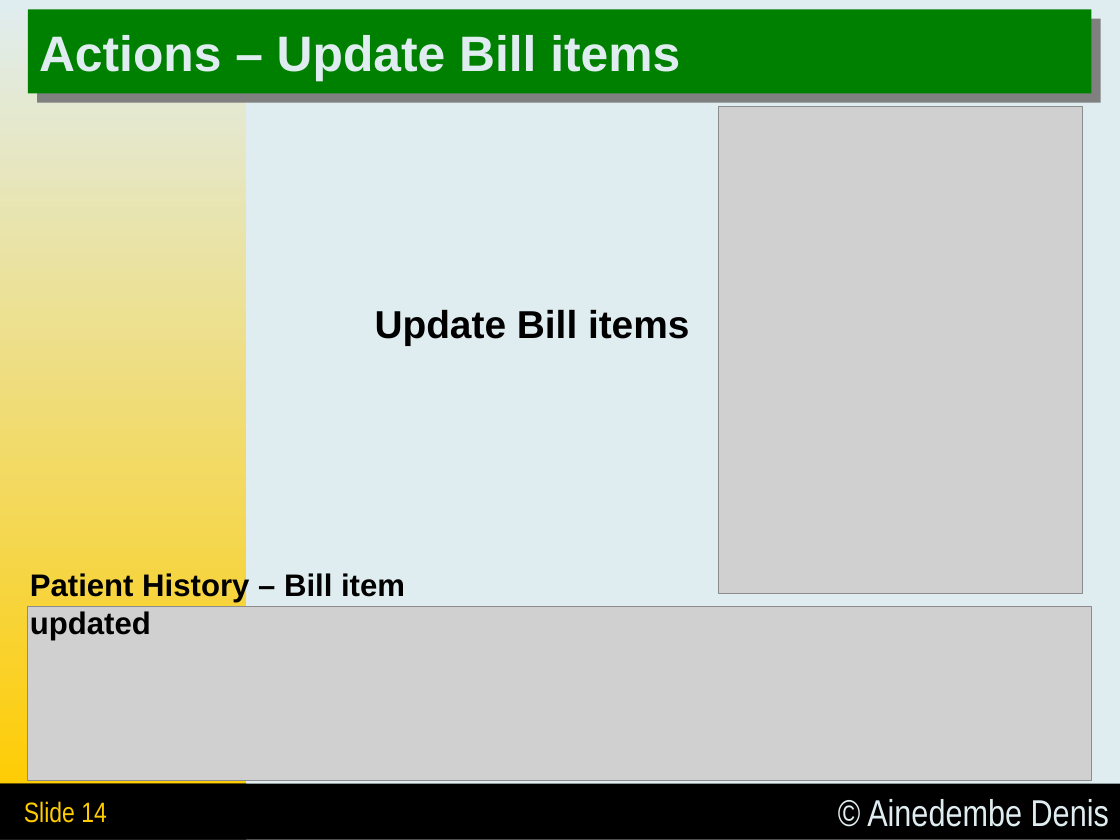
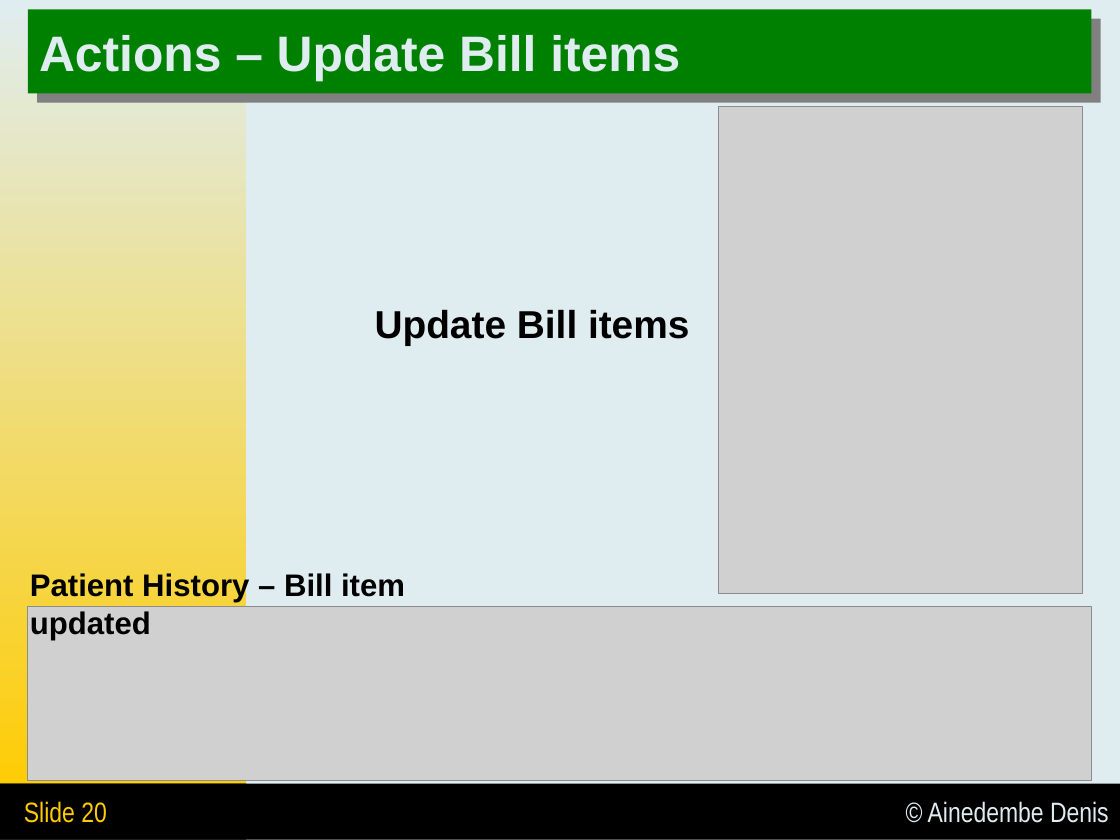
Before and after one commit to Ainedembe-Denis/Systems-Programing---C-PROJECTS, a slide deck: slide 21 of Ainedembe Denis - Presentation.pptx. Drawn at 1120x840 pixels with LibreOffice and Linux fonts; fonts in the diff are those of the drawing; grey boxes stand for pictures. Boxes give left, top, right and bottom in pixels: in the first picture for what was removed or moved away, otherwise in the second. Text is boxed around its words. In the diff, an @@ line names an element or a change of style, - is before the commit and + after.

```diff
--- a/Ainedembe Denis - Presentation.pptx
+++ b/Ainedembe Denis - Presentation.pptx
@@ rectangle "© Ainedembe Denis" at <box>0,784,1120,840</box>: size 24 to 18 pt @@
@@ text in rectangle at <box>24,801,107,823</box>: text changed @@
-Slide 14
+Slide 20
```
Also in this commit, not shown: 31 other slides changed, 1 slide added, 2 other files.
